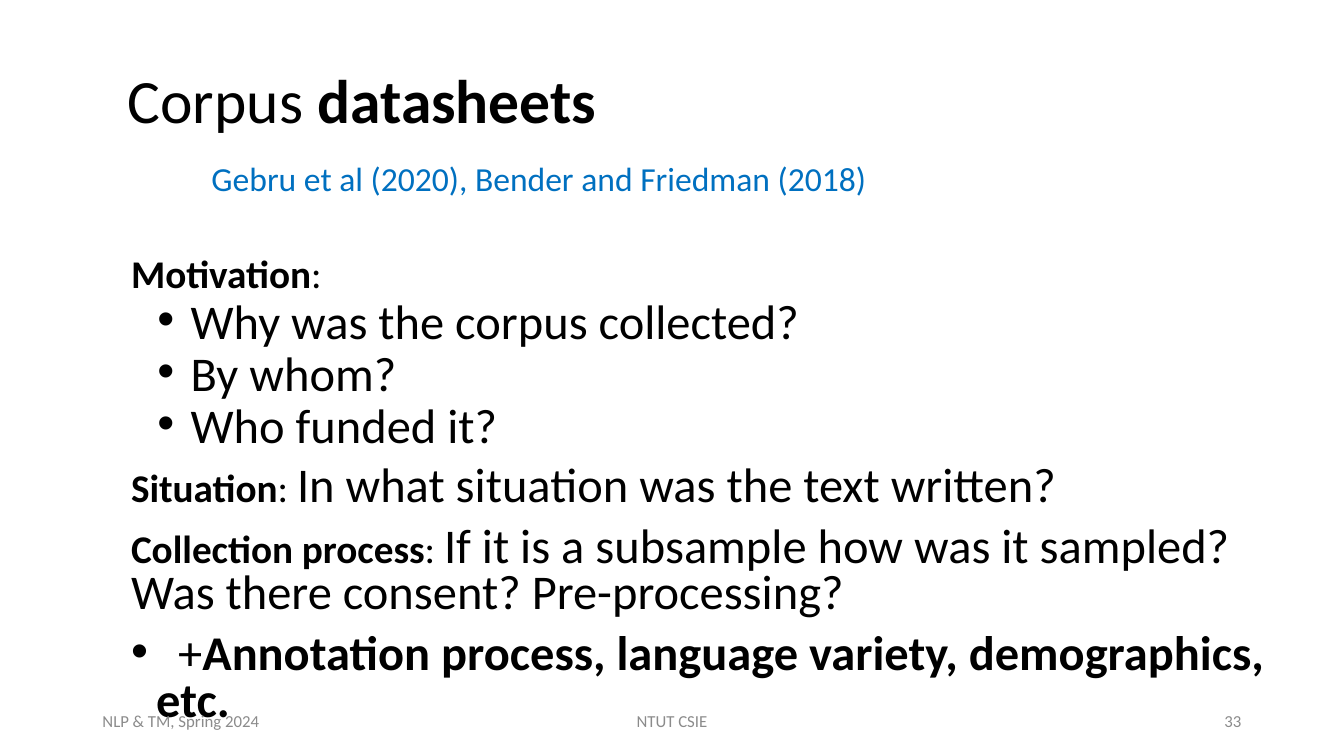
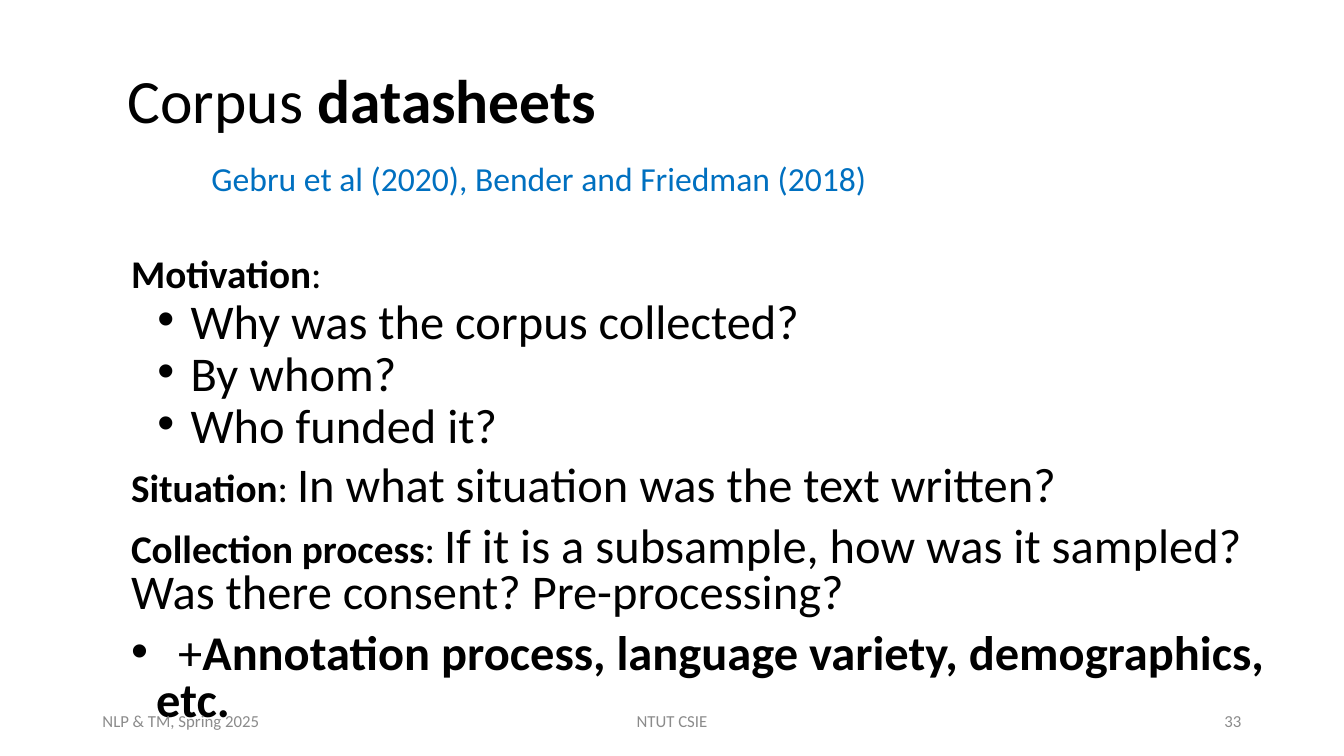
Before and after one commit to chriswjh/chriswjh.github.io, a slide deck: slide 33 of NLP_TM/02-TextProcessing.pptx. Drawn at 1344x756 pixels with LibreOffice and Linux fonts; fonts in the diff are those of the drawing. Boxes give left, top, right and bottom in pixels: in the first picture for what was removed or moved away, otherwise in the second. Text is boxed around its words. In the diff, an @@ line names an element or a change of style, - is before the commit and + after.

```diff
--- a/NLP_TM/02-TextProcessing.pptx
+++ b/NLP_TM/02-TextProcessing.pptx
@@ text at (131,529,1242,618): text changed @@
-Collection process: If it is a subsample how was it sampled? Was there consent? Pre-processing?
+Collection process: If it is a subsample, how was it sampled? Was there consent? Pre-processing?
@@ text at (102,714,259,730): text changed @@
-NLP & TM, Spring 2024
+NLP & TM, Spring 2025
```
Also in this commit, not shown: 71 other slides changed, 2 other files.
